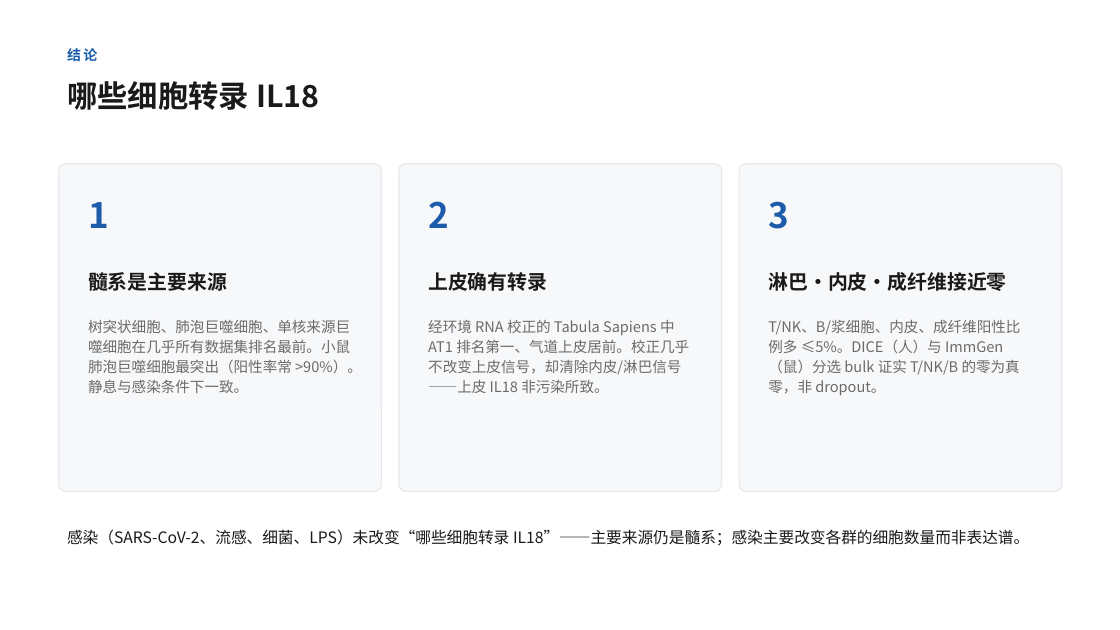
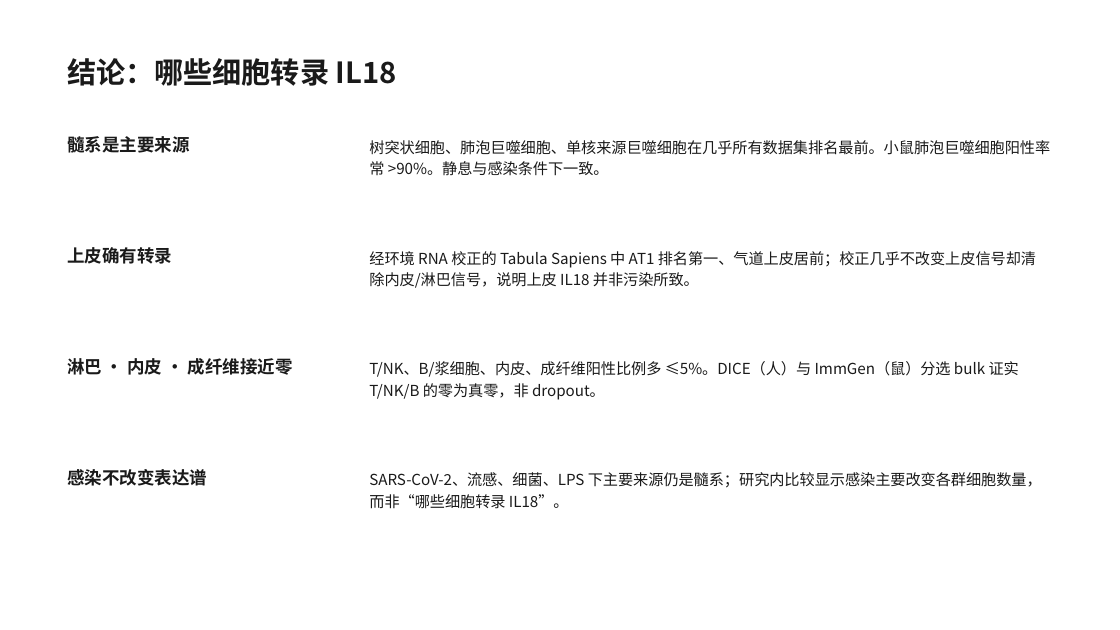
Before and after one commit to 7c96bzczcj-prog/aaa, a slide deck: slide 2 of il18_lung/IL18_lung_celltype.pptx. Drawn at 1120x630 pixels with LibreOffice and Linux fonts; fonts in the diff are those of the drawing. Boxes give left, top, right and bottom in pixels: in the first picture for what was removed or moved away, otherwise in the second. Text is boxed around its words. In the diff, an @@ line names an element or a change of style, - is before the commit and + after.

```diff
--- a/il18_lung/IL18_lung_celltype.pptx
+++ b/il18_lung/IL18_lung_celltype.pptx
@@ text at bbox=[67, 58, 397, 86]: text changed; size 26 to 25 pt @@
-哪些细胞转录 IL18
+结论：哪些细胞转录 IL18
@@ text removed at bbox=[67, 48, 97, 62] @@
-结论
@@ text "髓系是主要来源": place and size @@
-text "髓系是主要来源" at bbox=[88, 272, 227, 291]
+text "髓系是主要来源" at bbox=[67, 136, 189, 153]
@@ text "髓系是主要来源" at bbox=[67, 136, 189, 153]: size 17 to 15 pt; vertical alignment middle to top @@
@@ text at bbox=[369, 140, 1050, 176]: text changed; size 12.5 to 13 pt; text colour #6B6B6B to #1A1A1A @@
-树突状细胞、肺泡巨噬细胞、单核来源巨噬细胞在几乎所有数据集排名最前。小鼠肺泡巨噬细胞最突出（阳性率常 >90%）。静息与感染条件下一致。
+树突状细胞、肺泡巨噬细胞、单核来源巨噬细胞在几乎所有数据集排名最前。小鼠肺泡巨噬细胞阳性率常 >90%。静息与感染条件下一致。
@@ rounded rectangle removed at bbox=[59, 164, 381, 492] @@
@@ rounded rectangle removed at bbox=[399, 164, 722, 492] @@
@@ rounded rectangle removed at bbox=[739, 164, 1062, 492] @@
@@ text removed at bbox=[88, 202, 109, 228] @@
-1
@@ text removed at bbox=[428, 201, 449, 228] @@
-2
@@ text removed at bbox=[768, 201, 789, 229] @@
-3
@@ text "上皮确有转录" at bbox=[67, 247, 172, 264]: size 17 to 15 pt; vertical alignment middle to top @@
@@ text "上皮确有转录": place and size @@
-text "上皮确有转录" at bbox=[428, 272, 547, 291]
+text "上皮确有转录" at bbox=[67, 247, 172, 264]
@@ text at bbox=[369, 251, 1036, 288]: text changed; size 12.5 to 13 pt; text colour #6B6B6B to #1A1A1A @@
-经环境 RNA 校正的 Tabula Sapiens 中 AT1 排名第一、气道上皮居前。校正几乎不改变上皮信号，却清除内皮/淋巴信号——上皮 IL18 非污染所致。
+经环境 RNA 校正的 Tabula Sapiens 中 AT1 排名第一、气道上皮居前；校正几乎不改变上皮信号却清除内皮/淋巴信号，说明上皮 IL18 并非污染所致。
@@ text "淋巴 · 内皮 · 成纤维接近零" at bbox=[67, 358, 293, 375]: vertical alignment middle to top @@
@@ text at bbox=[67, 358, 293, 375]: text changed; size 17 to 15 pt @@
-淋巴·内皮·成纤维接近零
+淋巴 · 内皮 · 成纤维接近零
@@ text "T/NK、B/浆细胞、内皮、成纤维阳性比例多 ≤5%。DICE（人）与 ImmGen（鼠）分选 bulk 证实 ...": place and size @@
-text "T/NK、B/浆细胞、内皮、成纤维阳性比例多 ≤5%。DICE（人）与 ImmGen（鼠）分选 bulk 证实 ..." at bbox=[768, 320, 1020, 396]
+text "T/NK、B/浆细胞、内皮、成纤维阳性比例多 ≤5%。DICE（人）与 ImmGen（鼠）分选 bulk 证实 ..." at bbox=[369, 361, 1019, 400]
@@ text "T/NK、B/浆细胞、内皮、成纤维阳性比例多 ≤5%。DICE（人）与 ImmGen（鼠）分选 bulk 证实 ..." at bbox=[369, 361, 1019, 400]: size 12.5 to 13 pt, text colour #6B6B6B to #1A1A1A; line spacing 1.15 to 1.2 @@
@@ text added at bbox=[67, 469, 207, 486], 15 pt, text #1A1A1A, bold @@
+感染不改变表达谱
@@ text "SARS-CoV-2、流感、细菌、LPS 下主要来源仍是髓系；研究内比较显示感染主要改变各群细胞数量，而非“哪些细胞转录 ..." at bbox=[369, 472, 1042, 509]: vertical alignment middle to top @@
@@ text at bbox=[369, 472, 1042, 509]: text changed; size 13.5 to 13 pt @@
-感染（SARS-CoV-2、流感、细菌、LPS）未改变“哪些细胞转录 IL18”——主要来源仍是髓系；感染主要改变各群的细胞数量而非表达谱。
+SARS-CoV-2、流感、细菌、LPS 下主要来源仍是髓系；研究内比较显示感染主要改变各群细胞数量，而非“哪些细胞转录 IL18”。
```
Also in this commit, not shown: 7 other slides changed, 2 slides removed.
